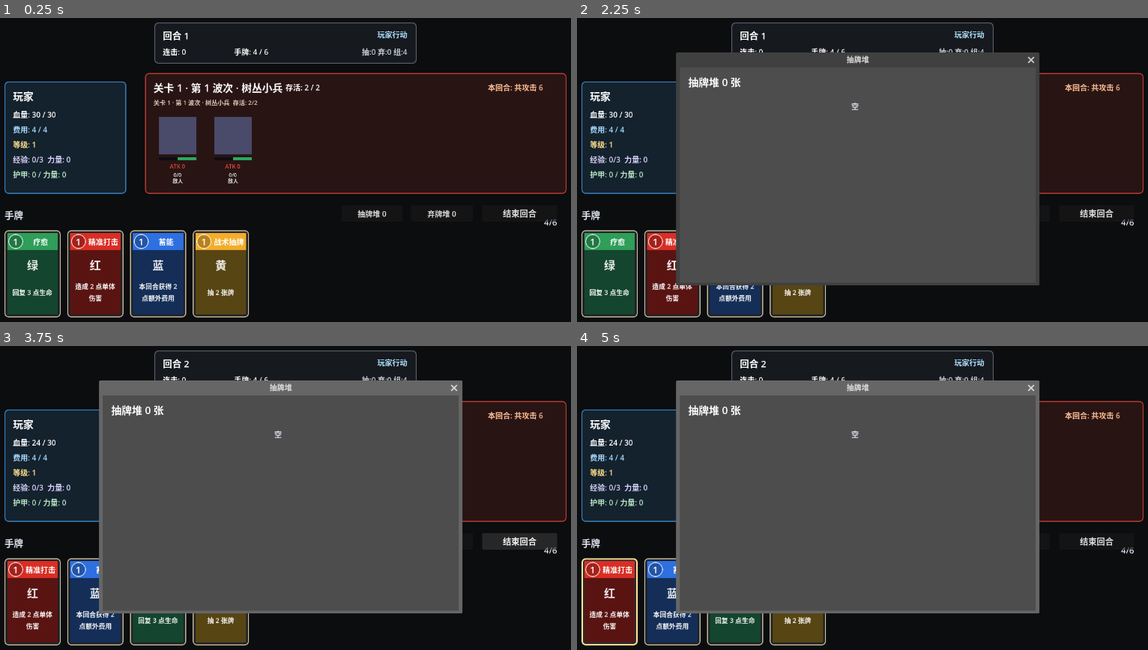
Above: before the commit, frames 1-4 (two rows, left to right).
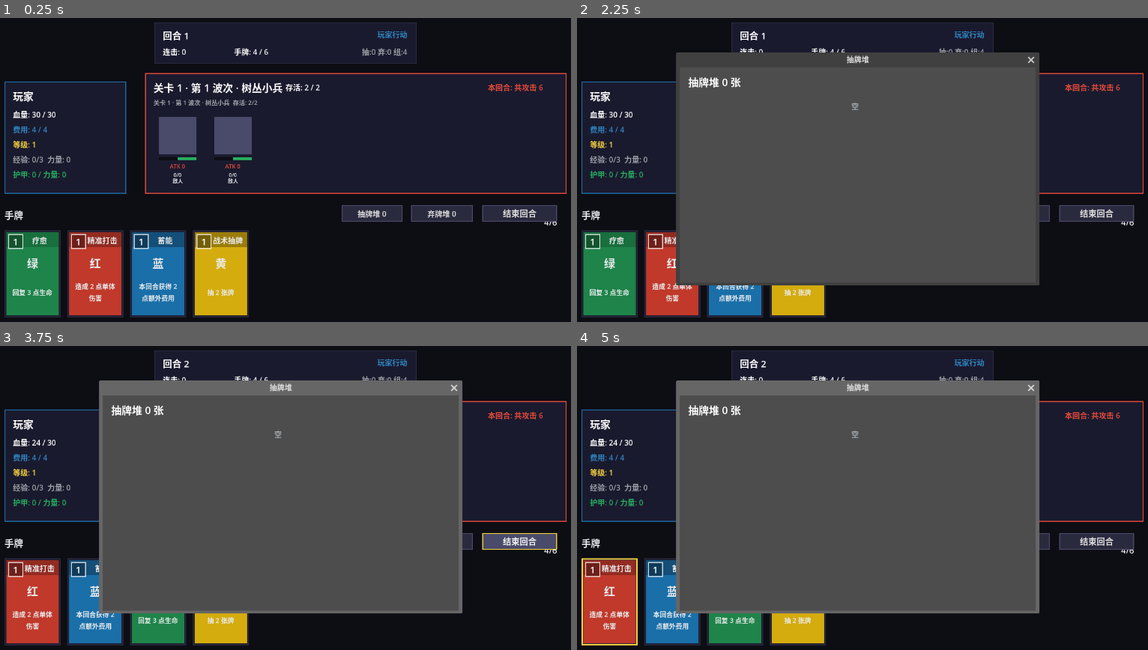
Above: after the commit, the same moments.

Repository: Naiqey/GemCombo
Game: Godot game, scene res://main.tscn
Same seed, same stepped clock (60 frames per second), same inputs: the game is played once before the commit and once after it.
Inputs:
- Up to frame 1 (0.25 s): no input
- Up to frame 2 (2.25 s): click "0/0" at 0.5 s; click "0/0" at 1.25 s; click "抽牌堆 0" at 2 s
- Up to frame 3 (3.75 s): click "弃牌堆 0" at 2.75 s; click "结束回合" at 3.5 s
- Up to frame 4 (5 s): click "精准打击" at 4.25 s

The runs differ from the first frame. In frame 1, 40% of the frame differs, in the area x 0-100%, y 1-99%; in frame 2, 15%; in frame 3, 15%; in frame 4, 15%.
Error in both runs: Invalid assignment of property or key 'text' with value of type 'String' on a base object of type 'Nil'. (res://enemy_unit.gd:57)

Commit message:
Apply simple pixel UI skin

Diff:
--- a/card_ui.gd
+++ b/card_ui.gd
@@ -12,7 +12,7 @@
 		mouse_filter = Control.MOUSE_FILTER_IGNORE
 
 	func _draw():
-		draw_arc(Vector2(4, 4), 3.25, 0.0, TAU, 32, SLOT_COLOR, 1.5, true)
+		draw_rect(Rect2(Vector2(1, 1), Vector2(6, 6)), SLOT_COLOR, false, 1.0)
 
 @export var card_data: GemCard
 @export var is_preview: bool = false
@@ -52,30 +52,33 @@
 	if not card_data:
 		return
 
-	var bg_color := Color(0.18, 0.2, 0.24)
-	var band_color := Color(0.32, 0.48, 0.82)
+	var bg_color := Color("#1A1A2E")
+	var band_color := Color("#1A6FA8")
 	var gem_text := "蓝"
 
 	match card_data.color:
 		GemCard.GemColor.RED:
-			bg_color = Color(0.35, 0.08, 0.07)
-			band_color = Color(0.85, 0.18, 0.14)
+			bg_color = Color("#C0392B")
+			band_color = Color("#922B21")
 			gem_text = "红"
 		GemCard.GemColor.YELLOW:
-			bg_color = Color(0.34, 0.27, 0.08)
-			band_color = Color(0.95, 0.68, 0.16)
+			bg_color = Color("#D4AC0D")
+			band_color = Color("#9A7D0A")
 			gem_text = "黄"
 		GemCard.GemColor.BLUE:
-			bg_color = Color(0.08, 0.18, 0.34)
-			band_color = Color(0.18, 0.44, 0.88)
+			bg_color = Color("#1A6FA8")
+			band_color = Color("#154F78")
 			gem_text = "蓝"
 		GemCard.GemColor.GREEN:
-			bg_color = Color(0.08, 0.27, 0.18)
-			band_color = Color(0.18, 0.62, 0.35)
+			bg_color = Color("#1E8449")
+			band_color = Color("#196F3D")
 			gem_text = "绿"
 
 	color_rect.color = bg_color
 	top_band.color = band_color
+	gem_label.add_theme_color_override("font_color", Color("#EAECEE"))
+	function_label.add_theme_color_override("font_color", Color("#EAECEE"))
+	name_label.add_theme_color_override("font_color", Color("#EAECEE"))
 	var disabled_due_to_cost := not is_preview and not is_affordable
 	modulate.a = 0.45 if disabled_due_to_cost else 1.0
 	button.disabled = is_preview or disabled_due_to_cost
@@ -95,10 +98,10 @@
 	style.border_width_right = 2
 	style.border_width_bottom = 2
 	style.border_color = Color(1, 1, 1, 0.8)
-	style.corner_radius_top_left = 16
-	style.corner_radius_top_right = 16
-	style.corner_radius_bottom_right = 16
-	style.corner_radius_bottom_left = 16
+	style.corner_radius_top_left = 0
+	style.corner_radius_top_right = 0
+	style.corner_radius_bottom_right = 0
+	style.corner_radius_bottom_left = 0
 	cost_badge.add_theme_stylebox_override("panel", style)
 
 func _update_gem_slots():
--- a/card_ui.tscn
+++ b/card_ui.tscn
@@ -3,32 +3,32 @@
 [ext_resource type="Script" uid="uid://c6nxvkl7jdr0y" path="res://card_ui.gd" id="1_gf2xd"]
 
 [sub_resource type="StyleBoxFlat" id="StyleBoxFlat_card_normal"]
-bg_color = Color(0.12, 0.13, 0.15, 1)
+bg_color = Color(0.101961, 0.101961, 0.180392, 1)
 border_width_left = 2
 border_width_top = 2
 border_width_right = 2
 border_width_bottom = 2
-border_color = Color(0.82, 0.76, 0.64, 1)
-corner_radius_top_left = 8
-corner_radius_top_right = 8
-corner_radius_bottom_right = 8
-corner_radius_bottom_left = 8
+border_color = Color(0.164706, 0.164706, 0.243137, 1)
+corner_radius_top_left = 0
+corner_radius_top_right = 0
+corner_radius_bottom_right = 0
+corner_radius_bottom_left = 0
 content_margin_left = 0.0
 content_margin_top = 0.0
 content_margin_right = 0.0
 content_margin_bottom = 0.0
 
 [sub_resource type="StyleBoxFlat" id="StyleBoxFlat_card_hover"]
-bg_color = Color(0.17, 0.18, 0.21, 1)
+bg_color = Color(0.164706, 0.164706, 0.243137, 1)
 border_width_left = 3
 border_width_top = 3
 border_width_right = 3
 border_width_bottom = 3
-border_color = Color(1, 0.9, 0.58, 1)
-corner_radius_top_left = 8
-corner_radius_top_right = 8
-corner_radius_bottom_right = 8
-corner_radius_bottom_left = 8
+border_color = Color(0.956863, 0.815686, 0.247059, 1)
+corner_radius_top_left = 0
+corner_radius_top_right = 0
+corner_radius_bottom_right = 0
+corner_radius_bottom_left = 0
 content_margin_left = 0.0
 content_margin_top = 0.0
 content_margin_right = 0.0
@@ -60,10 +60,10 @@
 anchors_preset = 15
 anchor_right = 1.0
 anchor_bottom = 1.0
-offset_left = 6.0
-offset_top = 6.0
-offset_right = -6.0
-offset_bottom = -6.0
+offset_left = 4.0
+offset_top = 4.0
+offset_right = -4.0
+offset_bottom = -4.0
 grow_horizontal = 2
 grow_vertical = 2
 mouse_filter = 2
@@ -73,10 +73,10 @@
 layout_mode = 1
 anchors_preset = 10
 anchor_right = 1.0
-offset_left = 6.0
-offset_top = 6.0
-offset_right = -6.0
-offset_bottom = 42.0
+offset_left = 4.0
+offset_top = 4.0
+offset_right = -4.0
+offset_bottom = 36.0
 grow_horizontal = 2
 mouse_filter = 2
 color = Color(0.79, 0.19, 0.16, 1)
@@ -86,8 +86,8 @@
 layout_mode = 0
 offset_left = 8.0
 offset_top = 8.0
-offset_right = 40.0
-offset_bottom = 40.0
+offset_right = 36.0
+offset_bottom = 36.0
 mouse_filter = 2
 
 [node name="NumberLabel" type="Label" parent="Button/CostBadge" unique_id=1515464617]
@@ -105,12 +105,12 @@
 
 [node name="NameLabel" type="Label" parent="Button" unique_id=2096612095]
 layout_mode = 0
-offset_left = 42.0
-offset_top = 10.0
+offset_left = 38.0
+offset_top = 8.0
 offset_right = 112.0
-offset_bottom = 39.0
+offset_bottom = 34.0
 mouse_filter = 2
-theme_override_colors/font_color = Color(1, 1, 1, 1)
+theme_override_colors/font_color = Color(0.917647, 0.92549, 0.933333, 1)
 theme_override_font_sizes/font_size = 16
 text = "打击"
 horizontal_alignment = 1
@@ -120,11 +120,11 @@
 [node name="GemLabel" type="Label" parent="Button" unique_id=895052767]
 layout_mode = 0
 offset_left = 14.0
-offset_top = 56.0
+offset_top = 52.0
 offset_right = 106.0
-offset_bottom = 92.0
+offset_bottom = 86.0
 mouse_filter = 2
-theme_override_colors/font_color = Color(1, 1, 1, 0.9)
+theme_override_colors/font_color = Color(0.917647, 0.92549, 0.933333, 1)
 theme_override_font_sizes/font_size = 24
 text = "蓝"
 horizontal_alignment = 1
@@ -137,7 +137,7 @@
 offset_right = 108.0
 offset_bottom = 158.0
 mouse_filter = 2
-theme_override_colors/font_color = Color(1, 1, 1, 0.95)
+theme_override_colors/font_color = Color(0.917647, 0.92549, 0.933333, 1)
 theme_override_font_sizes/font_size = 14
 text = "造成 5 点单体伤害"
 horizontal_alignment = 1
--- a/main.tscn
+++ b/main.tscn
@@ -3,40 +3,76 @@
 [ext_resource type="Script" uid="uid://5dqsxjtq00yp" path="res://main.gd" id="1_ig7tw"]
 
 [sub_resource type="StyleBoxFlat" id="StyleBoxFlat_panel"]
-bg_color = Color(0.09, 0.1, 0.12, 0.94)
+bg_color = Color(0.101961, 0.101961, 0.180392, 1)
 border_width_left = 2
 border_width_top = 2
 border_width_right = 2
 border_width_bottom = 2
-border_color = Color(0.36, 0.38, 0.42, 1)
-corner_radius_top_left = 8
-corner_radius_top_right = 8
-corner_radius_bottom_right = 8
-corner_radius_bottom_left = 8
+border_color = Color(0.164706, 0.164706, 0.243137, 1)
+corner_radius_top_left = 0
+corner_radius_top_right = 0
+corner_radius_bottom_right = 0
+corner_radius_bottom_left = 0
 
 [sub_resource type="StyleBoxFlat" id="StyleBoxFlat_player_panel"]
-bg_color = Color(0.08, 0.14, 0.19, 0.94)
+bg_color = Color(0.101961, 0.101961, 0.180392, 1)
 border_width_left = 2
 border_width_top = 2
 border_width_right = 2
 border_width_bottom = 2
-border_color = Color(0.22, 0.52, 0.78, 1)
-corner_radius_top_left = 8
-corner_radius_top_right = 8
-corner_radius_bottom_right = 8
-corner_radius_bottom_left = 8
+border_color = Color(0.101961, 0.435294, 0.658824, 1)
+corner_radius_top_left = 0
+corner_radius_top_right = 0
+corner_radius_bottom_right = 0
+corner_radius_bottom_left = 0
 
 [sub_resource type="StyleBoxFlat" id="StyleBoxFlat_enemy_panel"]
-bg_color = Color(0.17, 0.08, 0.08, 0.94)
+bg_color = Color(0.101961, 0.101961, 0.180392, 1)
 border_width_left = 2
 border_width_top = 2
 border_width_right = 2
 border_width_bottom = 2
-border_color = Color(0.76, 0.24, 0.2, 1)
-corner_radius_top_left = 8
-corner_radius_top_right = 8
-corner_radius_bottom_right = 8
-corner_radius_bottom_left = 8
+border_color = Color(0.905882, 0.298039, 0.235294, 1)
+corner_radius_top_left = 0
+corner_radius_top_right = 0
+corner_radius_bottom_right = 0
+corner_radius_bottom_left = 0
+
+[sub_resource type="StyleBoxFlat" id="StyleBoxFlat_button_normal"]
+bg_color = Color(0.164706, 0.164706, 0.243137, 1)
+border_width_left = 2
+border_width_top = 2
+border_width_right = 2
+border_width_bottom = 2
+border_color = Color(0.290196, 0.290196, 0.415686, 1)
+corner_radius_top_left = 0
+corner_radius_top_right = 0
+corner_radius_bottom_right = 0
+corner_radius_bottom_left = 0
+
+[sub_resource type="StyleBoxFlat" id="StyleBoxFlat_button_hover"]
+bg_color = Color(0.290196, 0.290196, 0.415686, 1)
+border_width_left = 2
+border_width_top = 2
+border_width_right = 2
+border_width_bottom = 2
+border_color = Color(0.956863, 0.815686, 0.247059, 1)
+corner_radius_top_left = 0
+corner_radius_top_right = 0
+corner_radius_bottom_right = 0
+corner_radius_bottom_left = 0
+
+[sub_resource type="StyleBoxFlat" id="StyleBoxFlat_button_disabled"]
+bg_color = Color(0.101961, 0.101961, 0.180392, 1)
+border_width_left = 2
+border_width_top = 2
+border_width_right = 2
+border_width_bottom = 2
+border_color = Color(0.164706, 0.164706, 0.243137, 1)
+corner_radius_top_left = 0
+corner_radius_top_right = 0
+corner_radius_bottom_right = 0
+corner_radius_bottom_left = 0
 
 [node name="Main" type="Node2D" unique_id=220301299]
 script = ExtResource("1_ig7tw")
@@ -45,7 +81,7 @@
 offset_right = 1280.0
 offset_bottom = 720.0
 mouse_filter = 2
-color = Color(0.045, 0.05, 0.06, 1)
+color = Color(0.0509804, 0.0509804, 0.0784314, 1)
 
 [node name="StatusPanel" type="Panel" parent="." unique_id=1676849262]
 offset_left = 360.0
@@ -69,7 +105,7 @@
 offset_top = 13.0
 offset_right = 540.0
 offset_bottom = 36.0
-theme_override_colors/font_color = Color(0.68, 0.88, 1, 1)
+theme_override_colors/font_color = Color(0.180392, 0.52549, 0.756863, 1)
 text = "玩家行动"
 horizontal_alignment = 2
 
@@ -95,7 +131,7 @@
 offset_top = 50.0
 offset_right = 540.0
 offset_bottom = 73.0
-theme_override_colors/font_color = Color(0.8, 0.82, 0.86, 1)
+theme_override_colors/font_color = Color(0.627451, 0.643137, 0.658824, 1)
 text = "抽:0 弃:0 组:4"
 horizontal_alignment = 2
 
@@ -129,7 +165,7 @@
 offset_top = 90.0
 offset_right = 240.0
 offset_bottom = 114.0
-theme_override_colors/font_color = Color(0.66, 0.86, 1, 1)
+theme_override_colors/font_color = Color(0.180392, 0.52549, 0.756863, 1)
 text = "费用: 4 / 4"
 
 [node name="LevelLabel" type="Label" parent="PlayerPanel" unique_id=512705274]
@@ -138,7 +174,7 @@
 offset_top = 122.0
 offset_right = 240.0
 offset_bottom = 146.0
-theme_override_colors/font_color = Color(1, 0.88, 0.54, 1)
+theme_override_colors/font_color = Color(0.956863, 0.815686, 0.247059, 1)
 text = "等级: 1"
 
 [node name="ExperienceLabel" type="Label" parent="PlayerPanel" unique_id=1434012507]
@@ -147,7 +183,7 @@
 offset_top = 154.0
 offset_right = 240.0
 offset_bottom = 178.0
-theme_override_colors/font_color = Color(0.86, 0.84, 1, 1)
+theme_override_colors/font_color = Color(0.627451, 0.643137, 0.658824, 1)
 text = "击杀敌人后升级"
 
 [node name="BlockLabel" type="Label" parent="PlayerPanel" unique_id=1707479435]
@@ -156,7 +192,7 @@
 offset_top = 186.0
 offset_right = 240.0
 offset_bottom = 224.0
-theme_override_colors/font_color = Color(0.72, 0.9, 0.76, 1)
+theme_override_colors/font_color = Color(0.152941, 0.682353, 0.376471, 1)
 text = "护甲: 0"
 autowrap_mode = 3
 
@@ -190,7 +226,7 @@
 offset_top = 18.0
 offset_right = 850.0
 offset_bottom = 42.0
-theme_override_colors/font_color = Color(1, 0.75, 0.58, 1)
+theme_override_colors/font_color = Color(0.905882, 0.298039, 0.235294, 1)
 text = "本回合: 共攻击 5"
 horizontal_alignment = 2
 
@@ -200,7 +236,7 @@
 offset_top = 52.0
 offset_right = 850.0
 offset_bottom = 76.0
-theme_override_colors/font_color = Color(0.86, 0.78, 0.72, 1)
+theme_override_colors/font_color = Color(0.627451, 0.643137, 0.658824, 1)
 theme_override_font_sizes/font_size = 13
 text = "单体伤害会攻击最前面的存活敌人"
 
@@ -220,7 +256,7 @@
 offset_top = 394.0
 offset_right = 300.0
 offset_bottom = 416.0
-theme_override_colors/font_color = Color(1, 0.64, 0.64, 1)
+theme_override_colors/font_color = Color(0.556863, 0.266667, 0.678431, 1)
 theme_override_font_sizes/font_size = 15
 text = "诅咒: 变色诅咒"
 
@@ -237,7 +273,7 @@
 offset_top = 420.0
 offset_right = 200.0
 offset_bottom = 448.0
-theme_override_colors/font_color = Color(0.88, 0.9, 0.94, 1)
+theme_override_colors/font_color = Color(0.917647, 0.92549, 0.933333, 1)
 theme_override_font_sizes/font_size = 20
 text = "手牌"
 
@@ -246,6 +282,10 @@
 offset_top = 414.0
 offset_right = 890.0
 offset_bottom = 450.0
+theme_override_styles/normal = SubResource("StyleBoxFlat_button_normal")
+theme_override_styles/hover = SubResource("StyleBoxFlat_button_hover")
+theme_override_styles/pressed = SubResource("StyleBoxFlat_button_hover")
+theme_override_styles/disabled = SubResource("StyleBoxFlat_button_disabled")
 text = "抽牌堆"
 
 [node name="HandLimitLabel" type="Label" parent="."]
@@ -253,7 +293,7 @@
 offset_top = 438.0
 offset_right = 1220.0
 offset_bottom = 464.0
-theme_override_colors/font_color = Color(0.88, 0.9, 0.94, 1)
+theme_override_colors/font_color = Color(0.917647, 0.92549, 0.933333, 1)
 theme_override_font_sizes/font_size = 18
 text = "4/6"
 horizontal_alignment = 2
@@ -263,6 +303,10 @@
 offset_top = 414.0
 offset_right = 1040.0
 offset_bottom = 450.0
+theme_override_styles/normal = SubResource("StyleBoxFlat_button_normal")
+theme_override_styles/hover = SubResource("StyleBoxFlat_button_hover")
+theme_override_styles/pressed = SubResource("StyleBoxFlat_button_hover")
+theme_override_styles/disabled = SubResource("StyleBoxFlat_button_disabled")
 text = "弃牌堆"
 
 [node name="EndTurnButton" type="Button" parent="." unique_id=1711835339]
@@ -271,6 +315,10 @@
 offset_right = 1220.0
 offset_bottom = 450.0
 theme_override_font_sizes/font_size = 18
+theme_override_styles/normal = SubResource("StyleBoxFlat_button_normal")
+theme_override_styles/hover = SubResource("StyleBoxFlat_button_hover")
+theme_override_styles/pressed = SubResource("StyleBoxFlat_button_hover")
+theme_override_styles/disabled = SubResource("StyleBoxFlat_button_disabled")
 text = "结束回合"
 
 [node name="HandScroll" type="ScrollContainer" parent="."]
@@ -317,7 +365,7 @@
 offset_top = 70.0
 offset_right = 730.0
 offset_bottom = 100.0
-theme_override_colors/font_color = Color(0.82, 0.84, 0.88, 1)
+theme_override_colors/font_color = Color(0.627451, 0.643137, 0.658824, 1)
 text = "空"
 horizontal_alignment = 1
 
@@ -400,6 +448,10 @@
 offset_right = 238.0
 offset_bottom = 144.0
 theme_override_font_sizes/font_size = 18
+theme_override_styles/normal = SubResource("StyleBoxFlat_button_normal")
+theme_override_styles/hover = SubResource("StyleBoxFlat_button_hover")
+theme_override_styles/pressed = SubResource("StyleBoxFlat_button_hover")
+theme_override_styles/disabled = SubResource("StyleBoxFlat_button_disabled")
 text = "重新来一把"
 
 [node name="VictoryWindow" type="Window" parent="."]
@@ -433,7 +485,7 @@
 offset_top = 88.0
 offset_right = 370.0
 offset_bottom = 120.0
-theme_override_colors/font_color = Color(0.82, 0.9, 1, 1)
+theme_override_colors/font_color = Color(0.627451, 0.643137, 0.658824, 1)
 text = "你击败了所有敌人"
 horizontal_alignment = 1
 
@@ -444,6 +496,10 @@
 offset_right = 278.0
 offset_bottom = 190.0
 theme_override_font_sizes/font_size = 18
+theme_override_styles/normal = SubResource("StyleBoxFlat_button_normal")
+theme_override_styles/hover = SubResource("StyleBoxFlat_button_hover")
+theme_override_styles/pressed = SubResource("StyleBoxFlat_button_hover")
+theme_override_styles/disabled = SubResource("StyleBoxFlat_button_disabled")
 text = "重新来一把"
 
 [node name="RelicWindow" type="Window" parent="."]
@@ -477,7 +533,7 @@
 offset_top = 64.0
 offset_right = 388.0
 offset_bottom = 100.0
-theme_override_colors/font_color = Color(1, 0.88, 0.54, 1)
+theme_override_colors/font_color = Color(0.956863, 0.815686, 0.247059, 1)
 theme_override_font_sizes/font_size = 26
 text = "奇数宝珠"
 horizontal_alignment = 1
@@ -488,7 +544,7 @@
 offset_top = 112.0
 offset_right = 378.0
 offset_bottom = 162.0
-theme_override_colors/font_color = Color(0.84, 0.88, 0.94, 1)
+theme_override_colors/font_color = Color(0.627451, 0.643137, 0.658824, 1)
 text = "奇数费用牌之间也可以触发连击。"
 horizontal_alignment = 1
 vertical_alignment = 1
@@ -501,6 +557,10 @@
 offset_right = 190.0
 offset_bottom = 230.0
 theme_override_font_sizes/font_size = 18
+theme_override_styles/normal = SubResource("StyleBoxFlat_button_normal")
+theme_override_styles/hover = SubResource("StyleBoxFlat_button_hover")
+theme_override_styles/pressed = SubResource("StyleBoxFlat_button_hover")
+theme_override_styles/disabled = SubResource("StyleBoxFlat_button_disabled")
 text = "拾取"
 
 [node name="RelicSkipButton" type="Button" parent="RelicWindow/RelicWindowRoot"]
@@ -510,4 +570,8 @@
 offset_right = 350.0
 offset_bottom = 230.0
 theme_override_font_sizes/font_size = 18
+theme_override_styles/normal = SubResource("StyleBoxFlat_button_normal")
+theme_override_styles/hover = SubResource("StyleBoxFlat_button_hover")
+theme_override_styles/pressed = SubResource("StyleBoxFlat_button_hover")
+theme_override_styles/disabled = SubResource("StyleBoxFlat_button_disabled")
 text = "跳过"
Not shown, added: assets/enemies/level_1/enemy_1_big_sprite.png.import
Not shown, added: assets/enemies/level_1/enemy_1_boss_sprite.png.import
Not shown, added: assets/enemies/level_1/enemy_1_small_sprite.png.import
Not shown, added: assets/enemies/level_2/enemy_2_big_sprite.png.import
Not shown, added: assets/enemies/level_2/enemy_2_boss_sprite.png.import
Not shown, added: assets/enemies/level_2/enemy_2_small_sprite.png.import
Not shown, added: assets/enemies/level_3/enemy_3_big_sprite.png.import
Not shown, added: assets/enemies/level_3/enemy_3_boss_sprite.png.import
Not shown, added: assets/enemies/level_3/enemy_3_small_sprite.png.import
Not shown, added: assets/enemies/level_4/enemy_4_big_sprite.png.import
Not shown, added: assets/enemies/level_4/enemy_4_boss_sprite.png.import
Not shown, added: assets/enemies/level_4/enemy_4_small_sprite.png.import
(and 5 more such lines)
